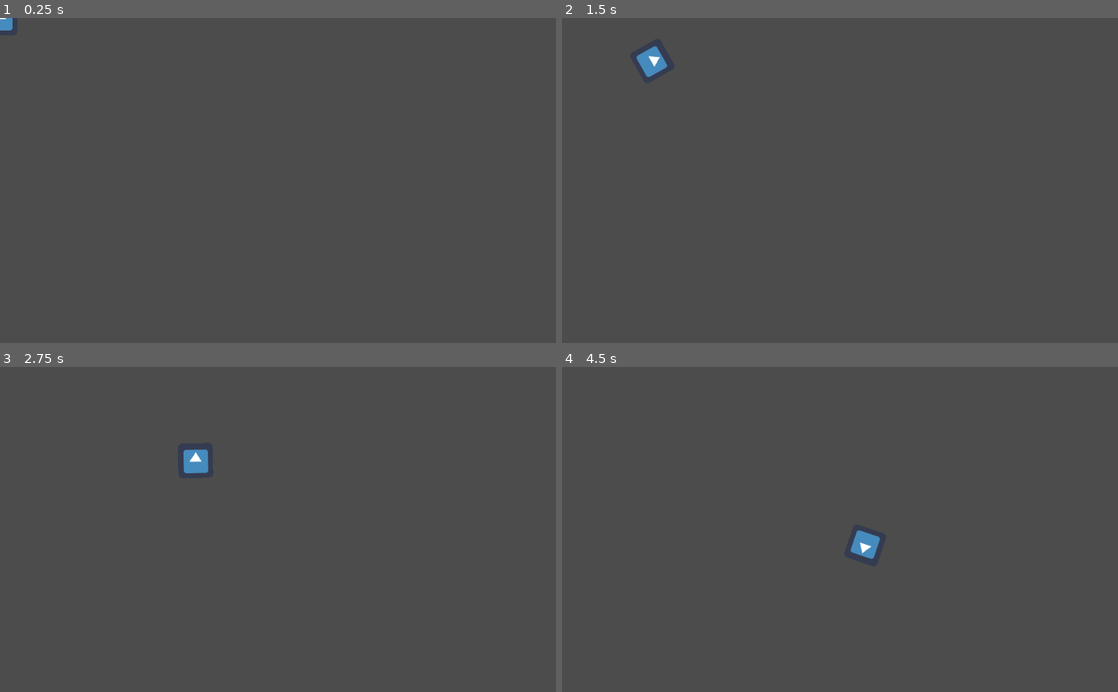
Above: before the commit, frames 1-4 (two rows, left to right).
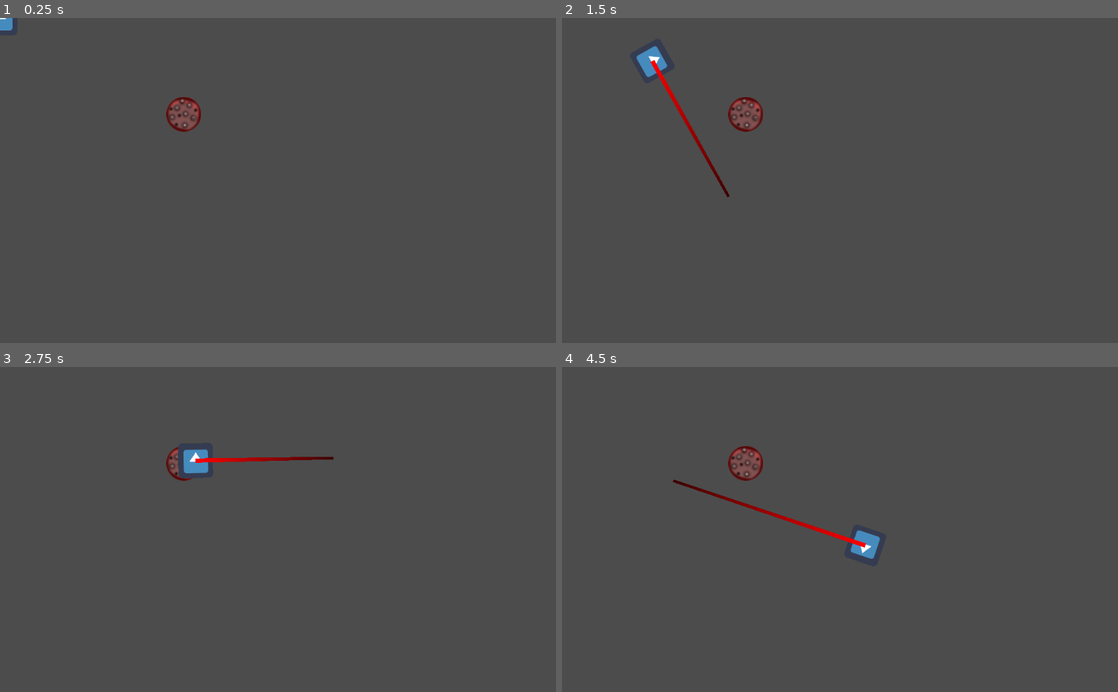
Above: after the commit, the same moments.

Repository: Masashi86fi/GodotAdventurers
Game: Godot game, scene res://main.tscn
Two runs of this game, one before a commit and one after it. Both use one fixed random seed, a clock stepped at 60 frames per second and the inputs below. The engine's default icon, where the game draws it, is replaced by a stand-in: a white triangle on a blue panel in a dark square.
Inputs (mouse positions are in pixels of both pictures, inside the frame that each line leads up to):
- Up to frame 1 (0.25 s): no input
- Up to frame 2 (1.5 s): tap Enter at 0.5 s; move the mouse to (962, 164) at 0.52 s; press the mouse at (962, 164) at 0.53 s; move the mouse to (728, 196) at 1.27 s; release the mouse at (728, 196) at 1.28 s; click (728, 196) at 1.35 s
- Up to frame 3 (2.75 s): move the mouse to (333, 458) at 2.02 s; press the mouse at (333, 458) at 2.03 s
- Up to frame 4 (4.5 s): move the mouse to (812, 594) at 2.77 s; release the mouse at (812, 594) at 2.78 s; click (812, 594) at 2.85 s; move the mouse to (1006, 578) at 3.52 s; press the mouse at (1006, 578) at 3.53 s; move the mouse to (673, 480) at 4.27 s; release the mouse at (673, 480) at 4.28 s; click (673, 480) at 4.35 s

The runs differ from the first frame. In frame 1, 0.5% of the frame differs, in the area x 29-37%, y 24-36%; in frame 2, 0.8%; in frame 3, 0.5%; in frame 4, 0.9%, in the area x 20-55%, y 24-56%.

Commit message:
Made line between moving and collision cheks

Diff:
--- a/MapControls.gd
+++ b/MapControls.gd
@@ -1,20 +1,62 @@
 extends KinematicBody2D
 #speed
 var speed = 200
+var can_trigger = false
 
 var target = Vector2()
 var velocity = Vector2()
 
 
 func _input(event):
-	#input_map L.click is leftclick
+	#input_map L_click is leftclick
 	if event.is_action_pressed('L_click'):
 		#using rotation to rotate sprite to mouse position
-		rotation = get_global_mouse_position().angle_to_point(position)
+		#only rotate sprite
+		$Sprite.rotation = get_global_mouse_position().angle_to_point(position)
 		target = get_global_mouse_position()
+
 
 func _physics_process(delta):
 	velocity = (target - position).normalized() * speed
 	#can cause jitternes if less than 5
 	if (target - position).length() > 5:
 		velocity = move_and_slide(velocity)
+		#ubdate_line
+		ubdate_line()
+
+func ubdate_line():
+	#remove last line make new line
+	removeLine()
+	createLine($Line2D.position, target - position)
+
+func createLine(from, to):
+  $Line2D.add_point(from)
+  $Line2D.add_point(to)
+
+func removeLine():
+  $Line2D.points = []
+
+#signal if howering on planet etc
+func _on_Trigger_area_entered(area):
+	#removeline
+	removeLine()
+	#can trigger
+	can_trigger = true
+	print("i Can trigger")
+	#variable id from planet(area2d) script
+	print (area.Id)
+	#use area._return_something() function
+	print(area._return_something())
+	#name of area
+	print (area.name)
+	#chekking groups
+	if area.is_in_group("planets"):
+		print ("iam in group planets")
+	else:
+		print("i am not in group planets")
+
+#signal whehen not howering planet etc
+func _on_Trigger_area_exited(area):
+	#cant trigger
+	can_trigger = false
+	print("i cannot trigger")
--- /dev/null
+++ b/Planet.gd
@@ -0,0 +1,9 @@
+extends Area2D
+
+onready var Id = "planeetta"
+
+func _ready():
+	add_to_group("planets")
+
+func _return_something():
+	return "something"
--- a/main.tscn
+++ b/main.tscn
@@ -1,17 +1,69 @@
-[gd_scene load_steps=4 format=2]
+[gd_scene load_steps=9 format=2]
 
 [ext_resource path="res://icon.png" type="Texture" id=1]
 [ext_resource path="res://MapControls.gd" type="Script" id=2]
+[ext_resource path="res://planet.png" type="Texture" id=3]
+[ext_resource path="res://Planet.gd" type="Script" id=4]
+
+[sub_resource type="Curve" id=4]
+_data = [ Vector2( 0, 0.809091 ), 0.0, 3.17455, 0, 0, Vector2( 0.989691, 0.5 ), 0.0, 0.0, 0, 0 ]
+
+[sub_resource type="Gradient" id=3]
+offsets = PoolRealArray( 0, 1, 0 )
+colors = PoolColorArray( 1, 0, 0, 1, 0.235294, 0, 0, 1, 0, 0, 0, 1 )
 
 [sub_resource type="RectangleShape2D" id=1]
+extents = Vector2( 19.5308, 19.647 )
+
+[sub_resource type="CircleShape2D" id=2]
+radius = 61.0463
 
 [node name="main" type="Node"]
 
 [node name="Ship" type="KinematicBody2D" parent="."]
+z_index = 1
 script = ExtResource( 2 )
 
 [node name="Sprite" type="Sprite" parent="Ship"]
 texture = ExtResource( 1 )
+__meta__ = {
+"_edit_lock_": true
+}
 
-[node name="CollisonBox" type="CollisionShape2D" parent="Ship"]
+[node name="Line2D" type="Line2D" parent="Ship"]
+points = PoolVector2Array( 726.19, 178.904 )
+width_curve = SubResource( 4 )
+default_color = Color( 0.4, 0.501961, 1, 1 )
+gradient = SubResource( 3 )
+__meta__ = {
+"_edit_lock_": true
+}
+
+[node name="Trigger" type="Area2D" parent="Ship"]
+__meta__ = {
+"_edit_lock_": true
+}
+
+[node name="CollisionShape2D" type="CollisionShape2D" parent="Ship/Trigger"]
 shape = SubResource( 1 )
+__meta__ = {
+"_edit_lock_": true
+}
+
+[node name="Planet" type="Area2D" parent="."]
+position = Vector2( 338.438, 177.793 )
+script = ExtResource( 4 )
+
+[node name="Sprite" type="Sprite" parent="Planet"]
+texture = ExtResource( 3 )
+__meta__ = {
+"_edit_lock_": true
+}
+
+[node name="CollisionShape2D" type="CollisionShape2D" parent="Planet"]
+shape = SubResource( 2 )
+__meta__ = {
+"_edit_lock_": true
+}
+[connection signal="area_entered" from="Ship/Trigger" to="Ship" method="_on_Trigger_area_entered"]
+[connection signal="area_exited" from="Ship/Trigger" to="Ship" method="_on_Trigger_area_exited"]
Binary file added: planet.png
Not shown, added: planet.png.import
